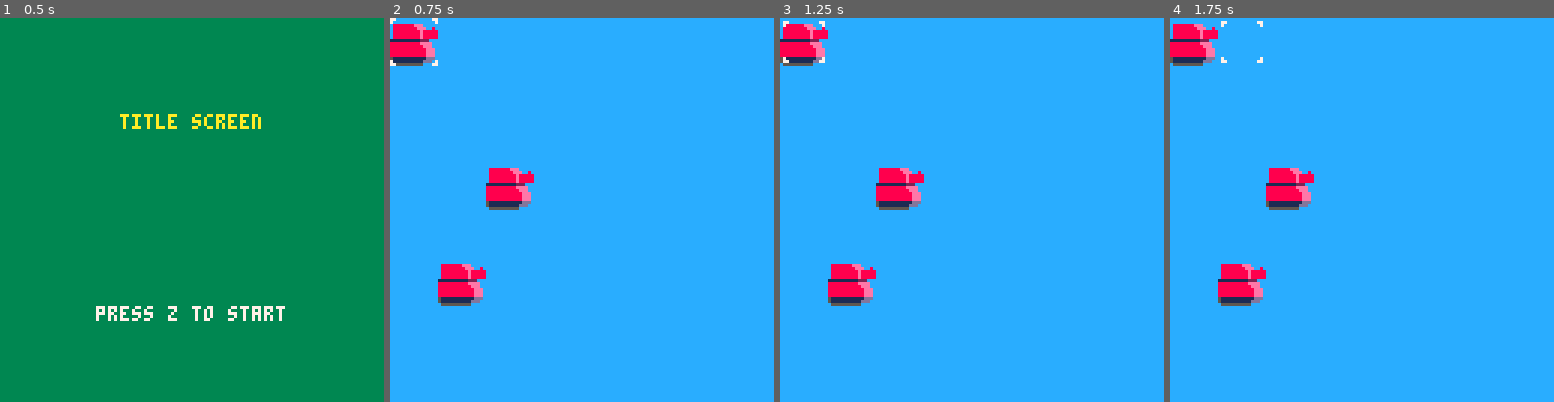
Above: before the commit, frames 1-4 (left to right).
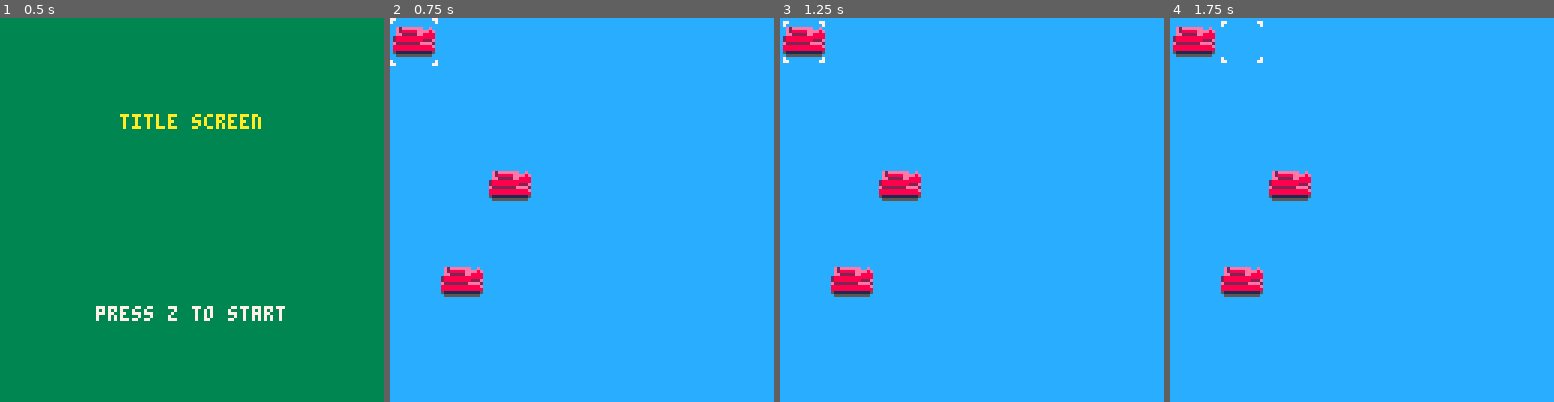
Above: after the commit, the same moments.

Repository: wbprice/pico-wars
Game: PICO-8 cartridge pico-wars.p8
The game is run twice, just before and just after one commit, with the same random seed, the same clock (stepped at 60 frames per second) and the same inputs.
Inputs:
- Up to frame 1 (0.5 s): no input
- Up to frame 2 (0.75 s): tap O (Z key) at 0.7 s
- Up to frame 3 (1.25 s): no input
- Up to frame 4 (1.75 s): hold Right from 1.6 s (still down); tap O (Z key) at 1.7 s

Frame 1 is identical in both runs. In frame 2, 2.6% of the frame differs, in the area x 0-38%, y 1-75%; in frame 3, 2.6%; in frame 4, 2.6%.

Commit message:
new tank sprite

Diff:
--- a/pico-wars.p8
+++ b/pico-wars.p8
@@ -93,7 +93,9 @@
 end
 
 function tank_class:draw()
-	spr(1, self.x * 16, self.y * 16, 2, 2)
+	spr(1, self.x * 16, self.y * 16 + 3, 2, 2)
+	spr(3, self.x * 16, self.y * 16 + 11, 1, 1)
+	spr(3, self.x * 16 + 8, self.y * 16 + 11, 1, 1, true)
 end
 
 -- game loop
@@ -207,22 +209,22 @@
 	end
 end
 __gfx__
-77000000000000000000000000000000000000000000000000000000000000000000000000000000000000000000000000000000000000000000000000000000
-70000000000000000000000000000000000000000000000000000000000000000000000000000000000000000000000000000000000000000000000000000000
-0000000008888888eee0000000000000000000000000000000000000000000000000000000000000000000000000000000000000000000000000000000000000
-00000000088888888eee008000000000000000000000000000000000000000000000000000000000000000000000000000000000000000000000000000000000
-000000000888888888e8888800000000000000000000000000000000000000000000000000000000000000000000000000000000000000000000000000000000
-000000000888888888e8888800000000000000000000000000000000000000000000000000000000000000000000000000000000000000000000000000000000
-000000000888888888e8888800000000000000000000000000000000000000000000000000000000000000000000000000000000000000000000000000000000
-00000000111111111122200000000000000000000000000000000000000000000000000000000000000000000000000000000000000000000000000000000000
-000000008888888888eeee0000000000000000000000000000000000000000000000000000000000000000000000000000000000000000000000000000000000
-0000000088888888888eee0000000000000000000000000000000000000000000000000000000000000000000000000000000000000000000000000000000000
-00000000888888888888eee000000000000000000000000000000000000000000000000000000000000000000000000000000000000000000000000000000000
-00000000888888888888eee000000000000000000000000000000000000000000000000000000000000000000000000000000000000000000000000000000000
-00000000888888888888eee000000000000000000000000000000000000000000000000000000000000000000000000000000000000000000000000000000000
-00000000511111111111ddd000000000000000000000000000000000000000000000000000000000000000000000000000000000000000000000000000000000
-0000000051111111111ddd0000000000000000000000000000000000000000000000000000000000000000000000000000000000000000000000000000000000
-00000000055555555550000000000000000000000000000000000000000000000000000000000000000000000000000000000000000000000000000000000000
+7700000000e2eeeeeee00e0005111111000000000000000000000000000000000000000000000000000000000000000000000000000000000000000000000000
+7000000000e288888eeee8e000555555000000000000000000000000000000000000000000000000000000000000000000000000000000000000000000000000
+0000000000ee22222ee8888000000000000000000000000000000000000000000000000000000000000000000000000000000000000000000000000000000000
+00000000028888888888888000000000000000000000000000000000000000000000000000000000000000000000000000000000000000000000000000000000
+0000000002888888888222e000000000000000000000000000000000000000000000000000000000000000000000000000000000000000000000000000000000
+000000000e22222222eeee2000000000000000000000000000000000000000000000000000000000000000000000000000000000000000000000000000000000
+0000000008888888888888e000000000000000000000000000000000000000000000000000000000000000000000000000000000000000000000000000000000
+00000000088888888888888000000000000000000000000000000000000000000000000000000000000000000000000000000000000000000000000000000000
+00000000000000000000000000000000000000000000000000000000000000000000000000000000000000000000000000000000000000000000000000000000
+00000000000000000000000000000000000000000000000000000000000000000000000000000000000000000000000000000000000000000000000000000000
+00000000000000000000000000000000000000000000000000000000000000000000000000000000000000000000000000000000000000000000000000000000
+00000000000000000000000000000000000000000000000000000000000000000000000000000000000000000000000000000000000000000000000000000000
+00000000000000000000000000000000000000000000000000000000000000000000000000000000000000000000000000000000000000000000000000000000
+00000000000000000000000000000000000000000000000000000000000000000000000000000000000000000000000000000000000000000000000000000000
+00000000000000000000000000000000000000000000000000000000000000000000000000000000000000000000000000000000000000000000000000000000
+00000000000000000000000000000000000000000000000000000000000000000000000000000000000000000000000000000000000000000000000000000000
 00000000000000000000000000000000000000000000000000000000000000000000000000000000000000000000000000000000000000000000000000000000
 00000000000000000000000000000000000000000000000000000000000000000000000000000000000000000000000000000000000000000000000000000000
 00000000000000000000000000000000000000000000000000000000000000000000000000000000000000000000000000000000000000000000000000000000
